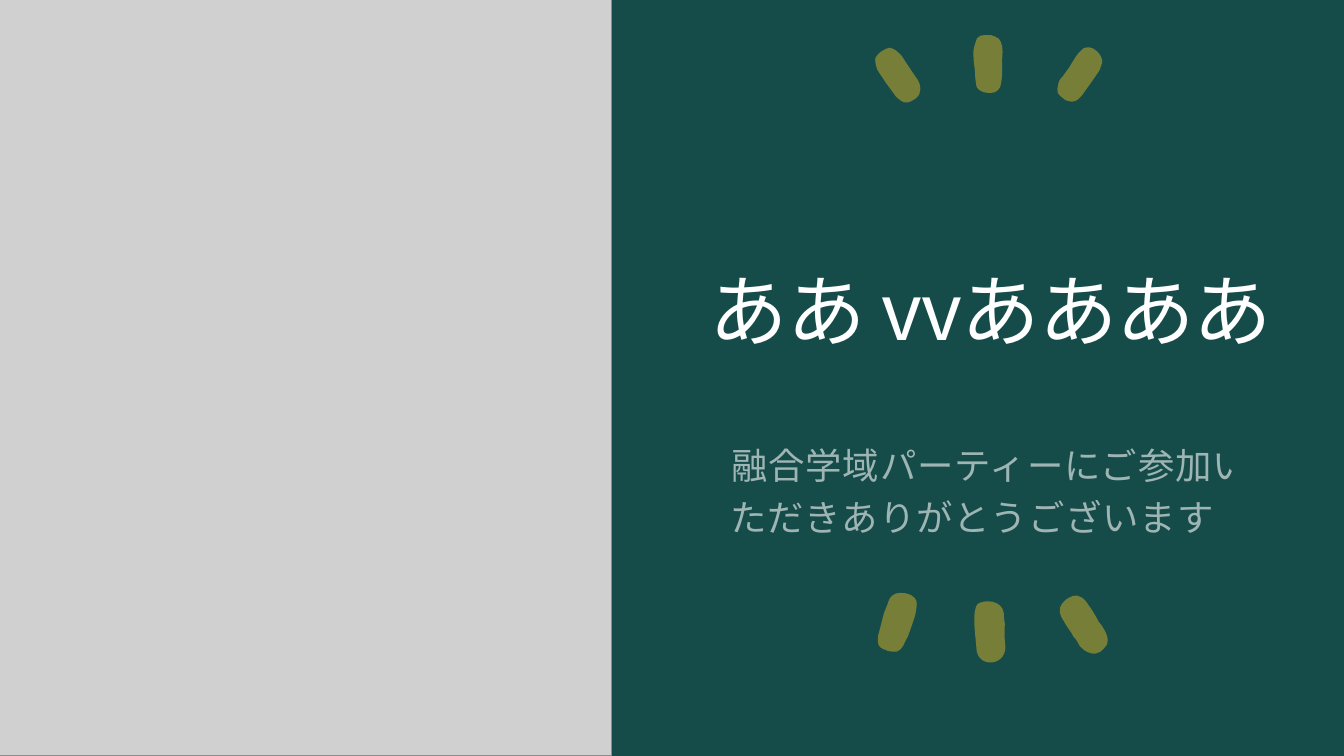
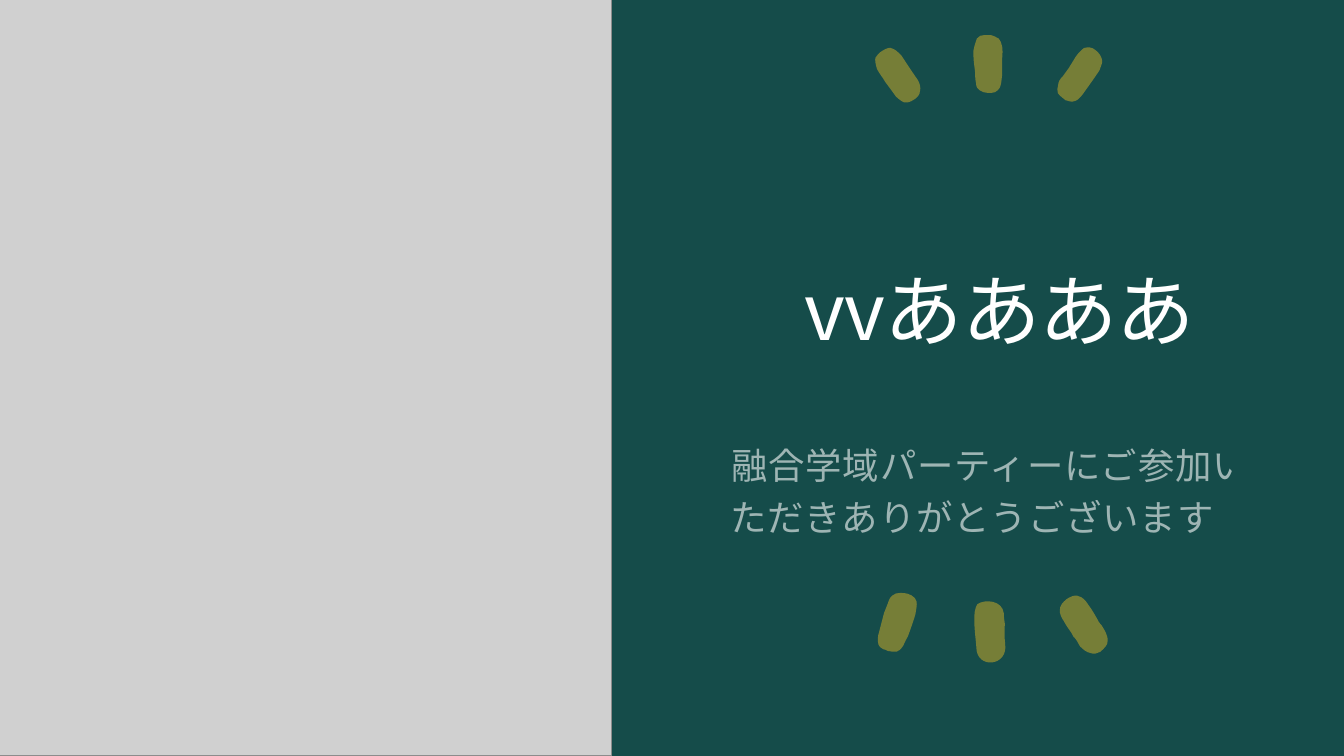
Before and after one commit to ogawa3427/utils, a slide deck: slide 1 of 2024quiz/quiz.pptx. Drawn at 1344x756 pixels with LibreOffice and Linux fonts; fonts in the diff are those of the drawing; grey boxes stand for pictures. Boxes give left, top, right and bottom in pixels: in the first picture for what was removed or moved away, otherwise in the second. Text is boxed around its words. In the diff, an @@ line names an element or a change of style, - is before the commit and + after.

Commit message:
10

```diff
--- a/2024quiz/quiz.pptx
+++ b/2024quiz/quiz.pptx
@@ title at [805,277,1195,344]: text changed @@
-ああ vvああああ
+vvああああ
```
